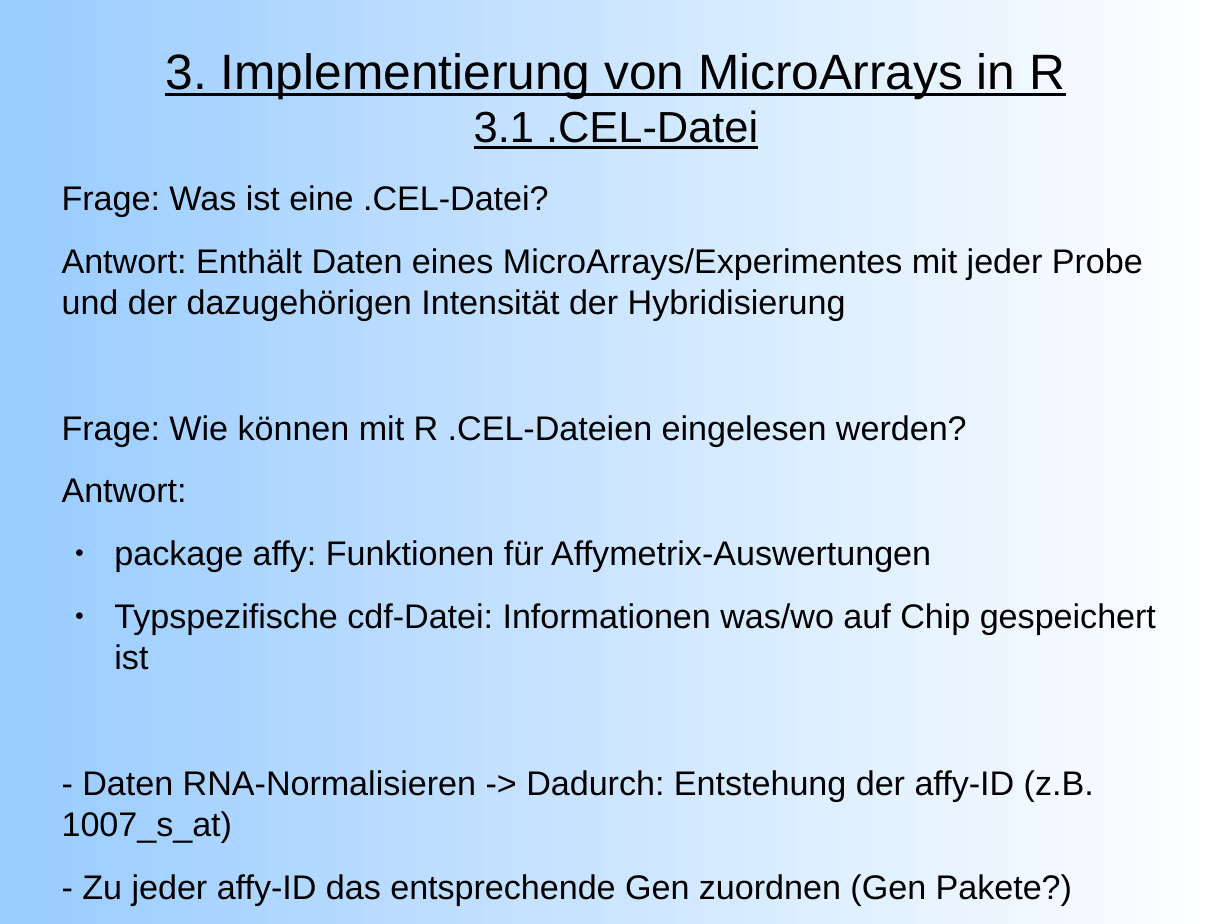
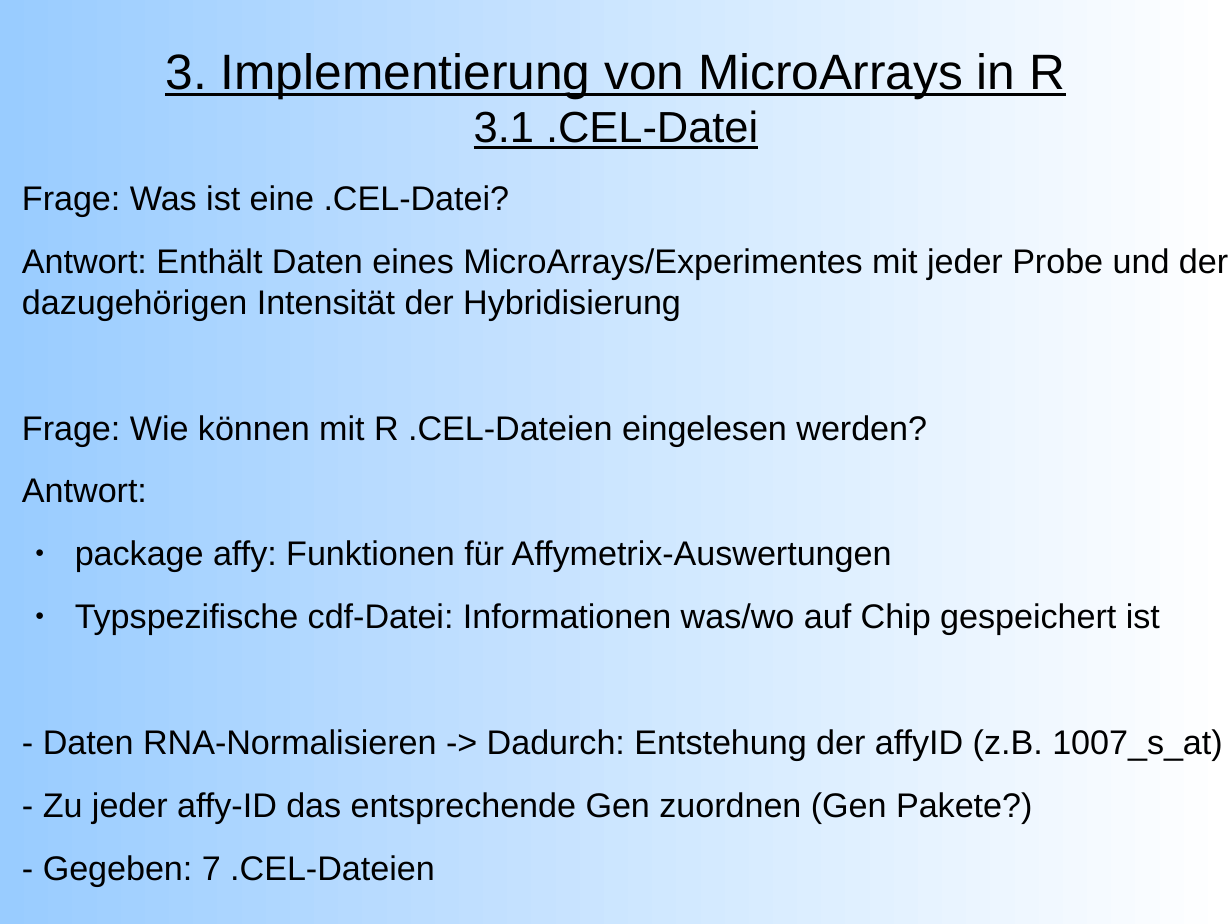
Before and after one commit to emmkey/GenEx, a slide deck: slide 7 of W1 Praesentation.odp. Drawn at 1232x924 pixels with LibreOffice and Linux fonts; fonts in the diff are those of the drawing. Boxes give left, top, right and bottom in pixels: in the first picture for what was removed or moved away, otherwise in the second. Text is boxed around its words. In the diff, an @@ line names an element or a change of style, - is before the commit and + after.

```diff
--- a/W1 Praesentation.odp
+++ b/W1 Praesentation.odp
@@ text "Frage: Was ist eine .CEL-Datei?": place and size @@
-text "Frage: Was ist eine .CEL-Datei?" at bbox=[62, 185, 1156, 906]
+text "Frage: Was ist eine .CEL-Datei?" at bbox=[22, 185, 1228, 887]
@@ text at bbox=[43, 729, 1223, 761]: text changed @@
-- Daten RNA-Normalisieren -> Dadurch: Entstehung der affy-ID (z.B. 1007_s_at)
+- Daten RNA-Normalisieren -> Dadurch: Entstehung der affyID (z.B. 1007_s_at)
@@ text at bbox=[43, 855, 435, 887]: text changed @@
-- Liste unserer .CEL Dateien einfügen
+- Gegeben: 7 .CEL-Dateien
```
Also in this commit, not shown: 10 other slides changed, 1 slide added, 1 other file.
